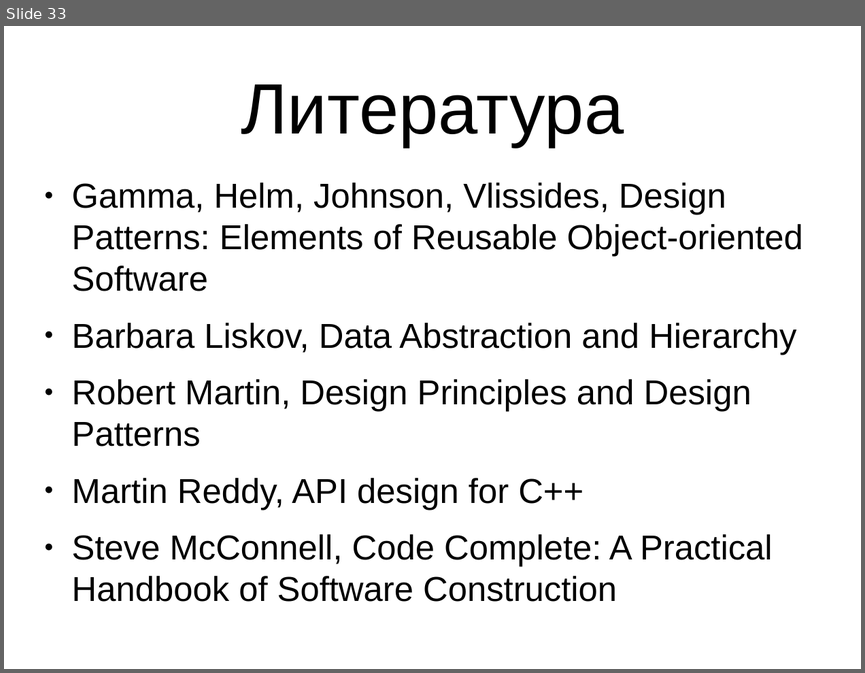
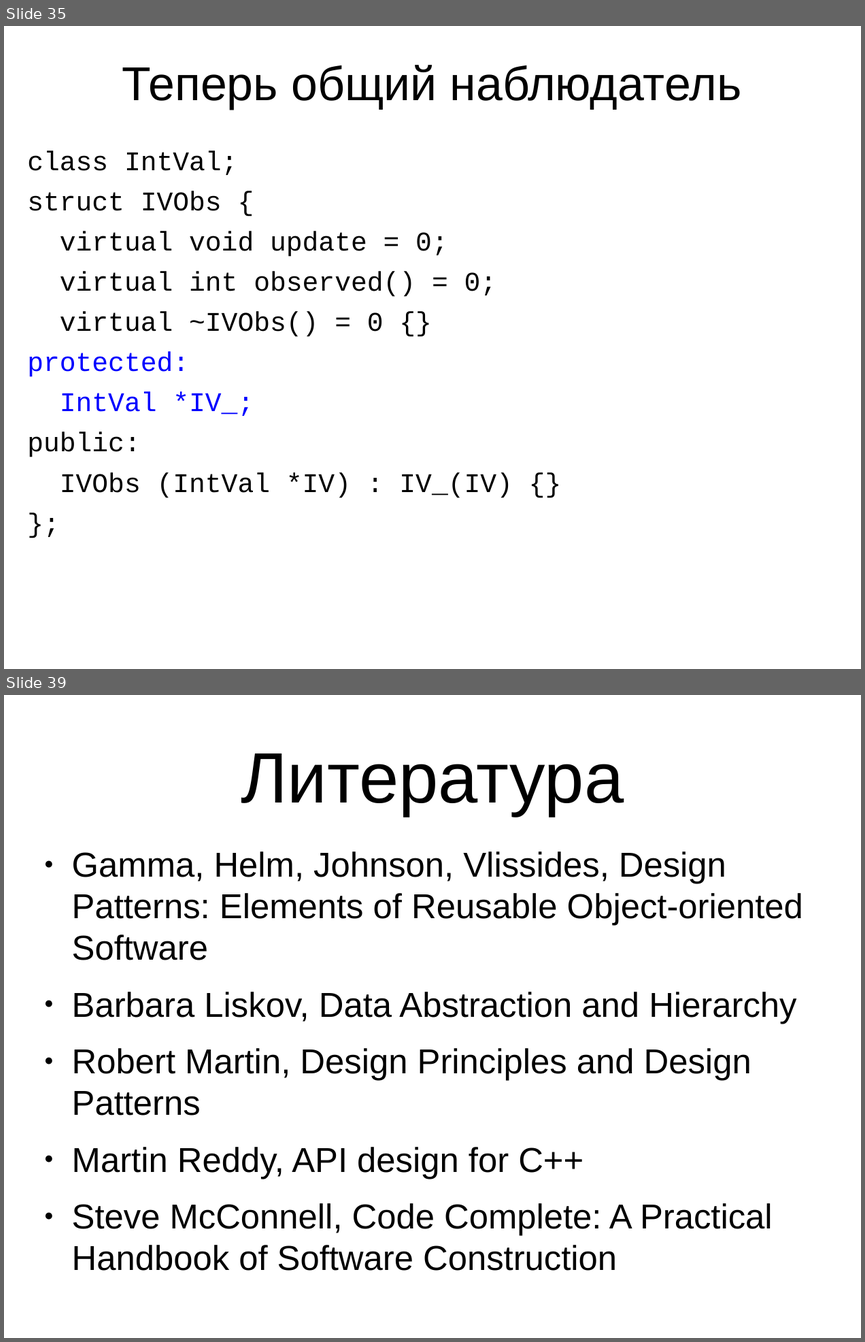
Before and after one commit to MIPT-ILab/cpp-lects-rus, a slide deck: slides/lec-1-13-philosophy-oop.odp. Shown one above the other, each under a label of ours: slide 33 before the commit, slides 35 and 39 after it; the slides between them are not shown. The pictures are 865x673 and 865x1342 pixels, drawn with LibreOffice and Linux fonts; fonts in the diff are those of the drawing. Boxes give left, top, right and bottom in pixels: in the first picture for what was removed or moved away, otherwise in the second. Text is boxed around its words. In the diff, an @@ line names an element or a change of style, - is before the commit and + after.

```diff
--- a/slides/lec-1-13-philosophy-oop.odp
+++ b/slides/lec-1-13-philosophy-oop.odp
@@ slide 35 added at (4, 26, 861, 669), background #FFFFFF @@
@@ title added at (122, 65, 742, 109), 44 pt, text #000000 @@
+Теперь общий наблюдатель
@@ text added at (27, 151, 513, 498), 25 pt, text #000000 @@
+class IntVal;
+struct IVObs {
+virtual void update = 0;
+virtual int observed() = 0;
+virtual ~IVObs() = 0 {}
+protected:
+IntVal *IV_;
+public:
+IVObs (IntVal *IV) : IV_(IV) {}
+};
@@ what was slide 33 is now slide 39 @@
```
Also in this commit, not shown: 1 slide changed, 6 other slides added, 2 other files.
